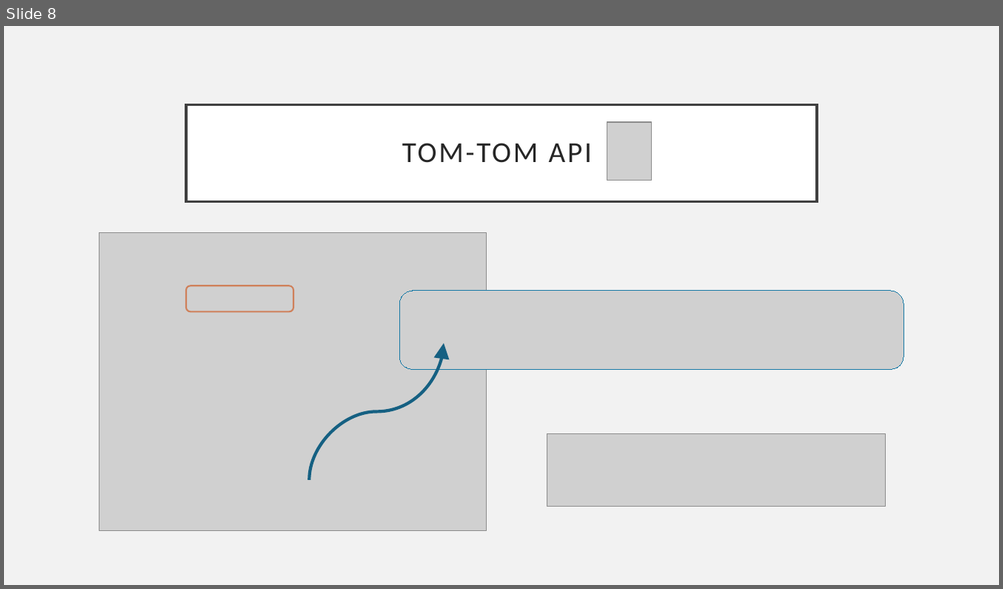
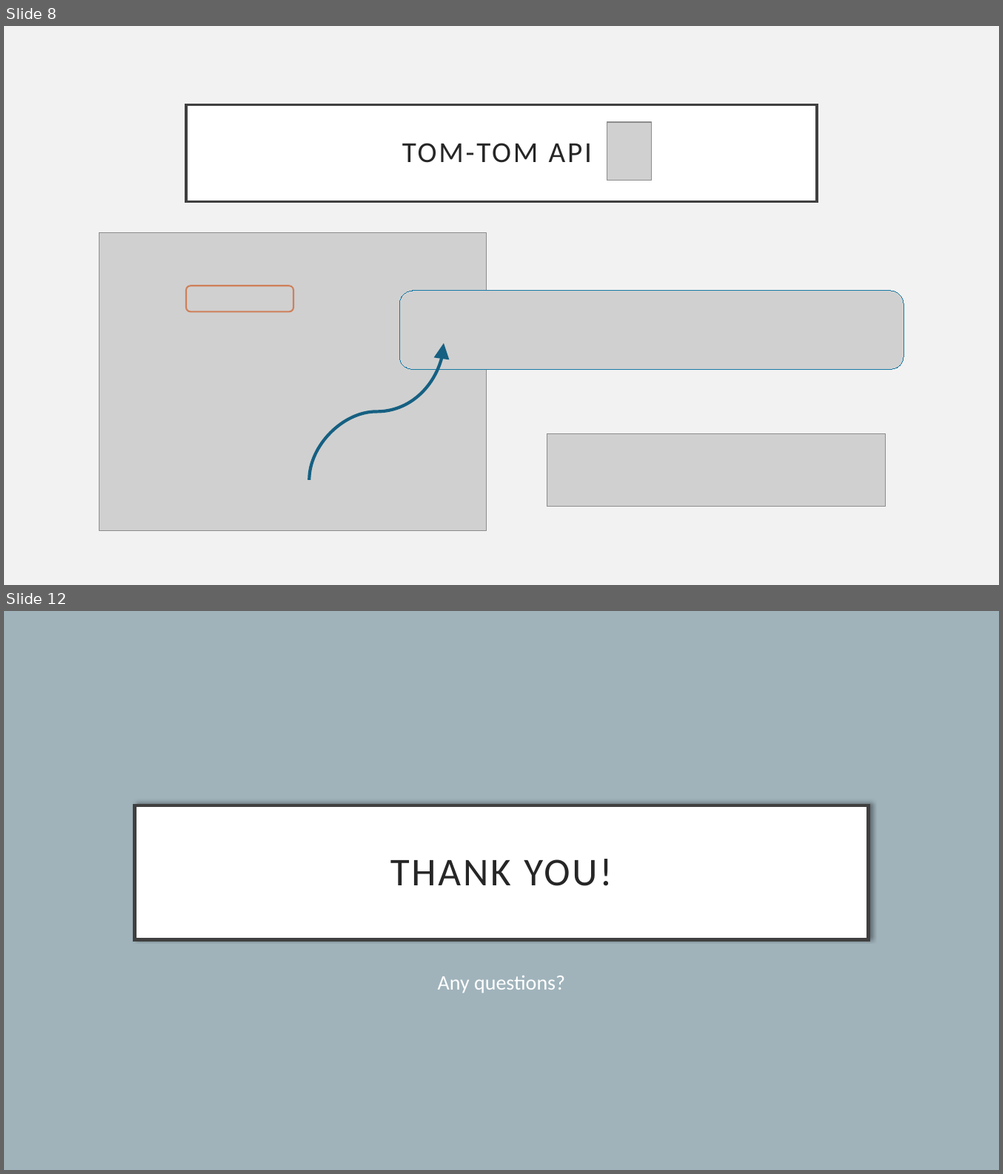
Before and after one commit to georgiaps/IoT_Project, a slide deck: presentations/City Microclimate and Traffic Analysis__v2.pptx. Shown one above the other, each under a label of ours: slide 8 before the commit, slides 8 and 12 after it; the slides between them are not shown. The pictures are 1003x589 and 1003x1174 pixels, drawn with LibreOffice and Linux fonts; fonts in the diff are those of the drawing; grey boxes stand for pictures. Boxes give left, top, right and bottom in pixels: in the first picture for what was removed or moved away, otherwise in the second. Text is boxed around its words. In the diff, an @@ line names an element or a change of style, - is before the commit and + after.

```diff
--- a/presentations/City Microclimate and Traffic Analysis__v2.pptx
+++ b/presentations/City Microclimate and Traffic Analysis__v2.pptx
@@ slide 12 added at (4,611,999,1170), background #A0B3BB @@
@@ title added at (134,806,868,940), fill #FFFFFF, outline #404040 3 pt, 38 pt, text #262626 @@
+THANK YOU!
@@ subtitle added at (438,976,565,994), 20 pt, text #FFFFFF @@
+Any questions?
```
Also in this commit, not shown: 6 slides changed, 2 other slides added, 1 slide removed.
